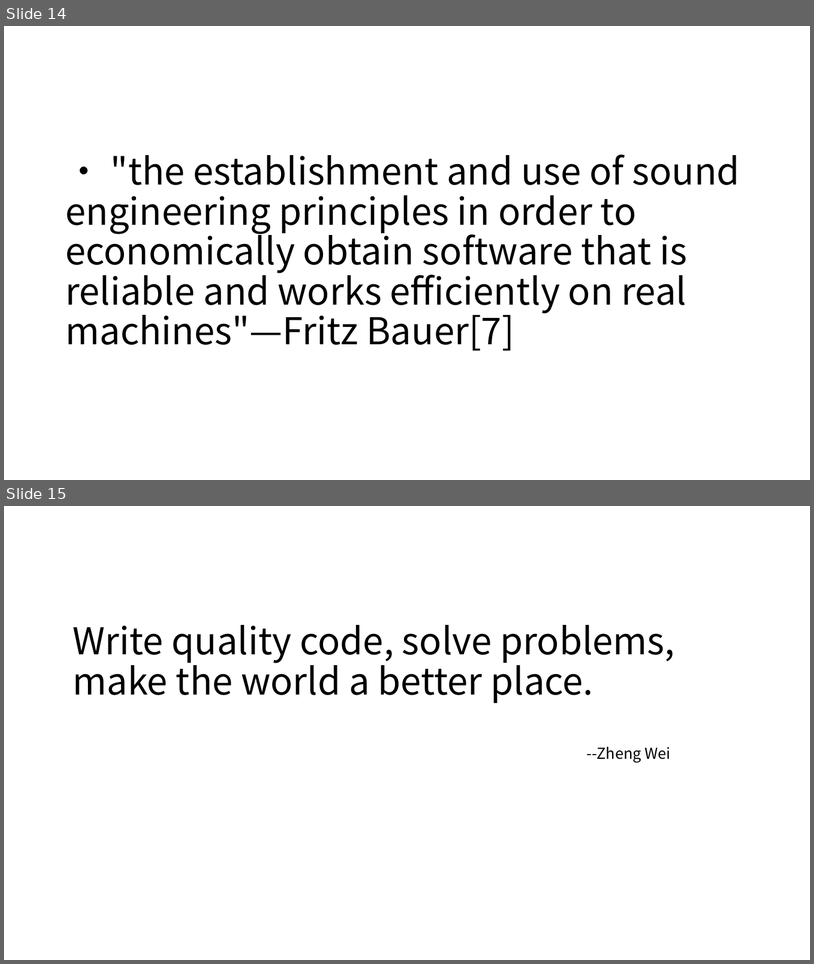
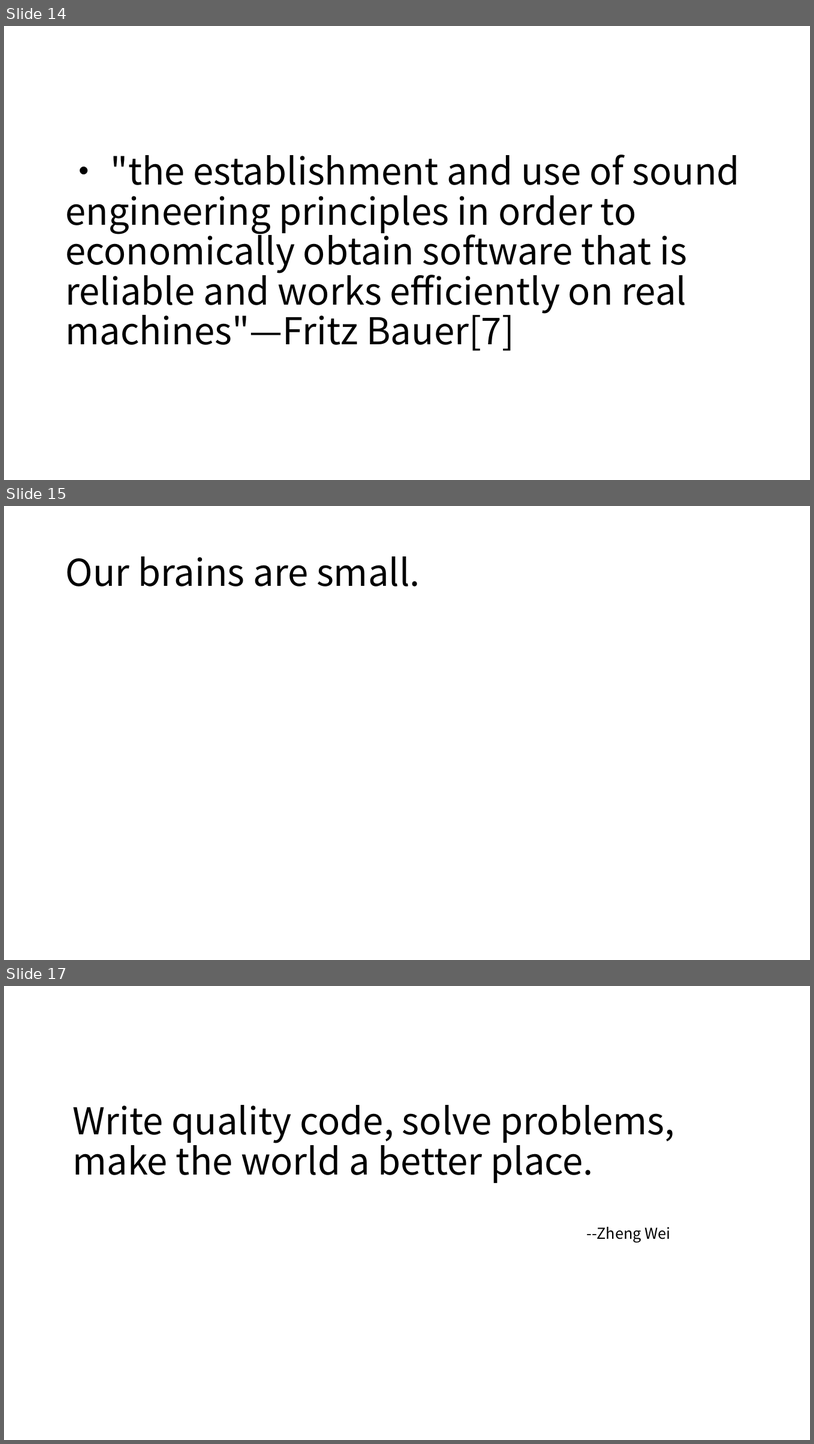
Before and after one commit to jtext103/SoftwareEngneering, a slide deck: CourseMaterial/Presentation/What is software, software engineering and software/What is software, software engineering and software.pptx. Shown one above the other, each under a label of ours: slides 14 and 15 before the commit, slides 14, 15 and 17 after it; the slides between them are not shown. The pictures are 814x964 and 814x1444 pixels, drawn with LibreOffice and Linux fonts; fonts in the diff are those of the drawing. Boxes give left, top, right and bottom in pixels: in the first picture for what was removed or moved away, otherwise in the second. Text is boxed around its words. In the diff, an @@ line names an element or a change of style, - is before the commit and + after.

```diff
--- a/CourseMaterial/Presentation/What is software, software engineering and software/What is software, software engineering and software.pptx
+++ b/CourseMaterial/Presentation/What is software, software engineering and software/What is software, software engineering and software.pptx
@@ slide 15 added at <box>4,506,810,960</box>, background #FFFFFF @@
@@ title added at <box>65,556,420,586</box>, 44 pt, text #000000 @@
+Our brains are small.
@@ what was slide 15 is now slide 17 @@
```
Also in this commit, not shown: 1 other slide added, 4 other files.
